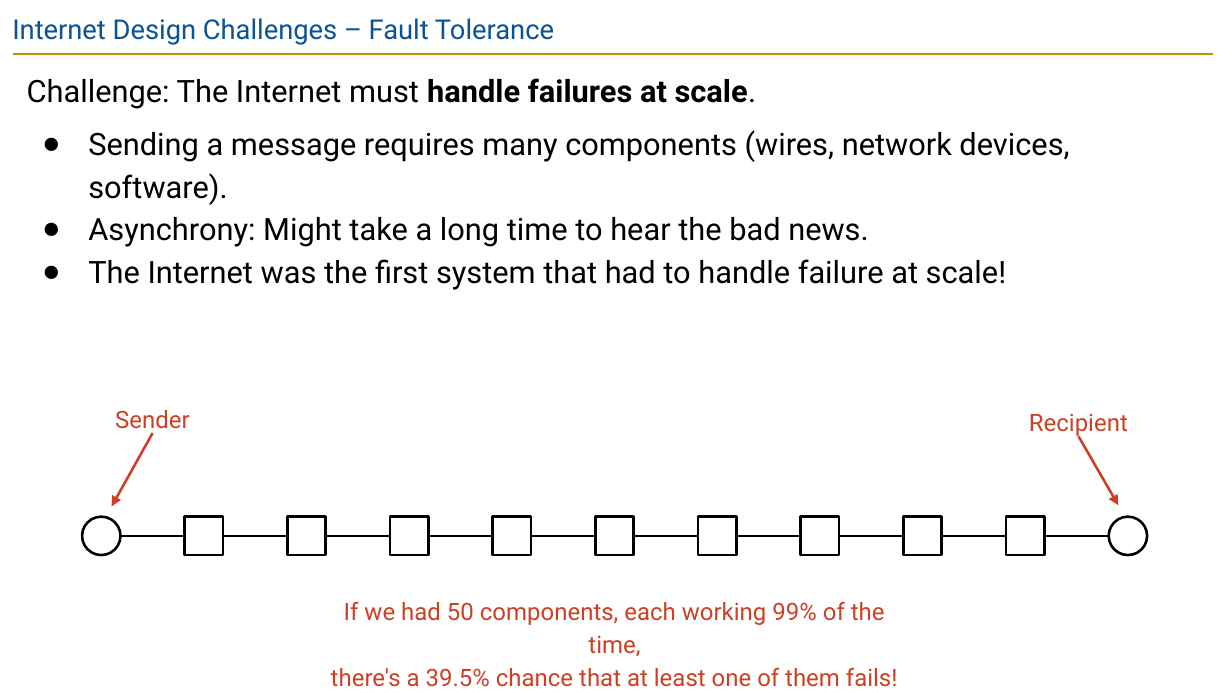
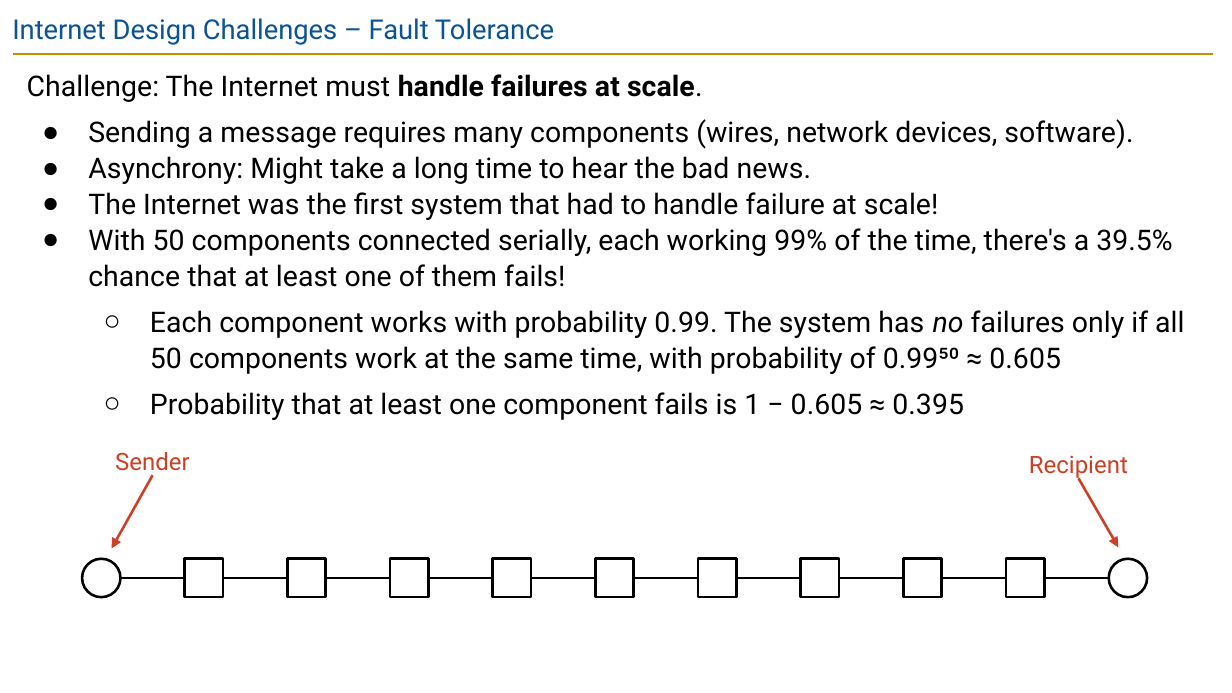
Before and after one commit to guhofstra/CSC175Sp26, a slide deck: slide 8 of PPTs/Lecture 1 - Layers of the Internet.pptx. Drawn at 1232x693 pixels with LibreOffice and Linux fonts; fonts in the diff are those of the drawing. Boxes give left, top, right and bottom in pixels: in the first picture for what was removed or moved away, otherwise in the second. Text is boxed around its words. In the diff, an @@ line names an element or a change of style, - is before the commit and + after.

```diff
--- a/PPTs/Lecture 1 - Layers of the Internet.pptx
+++ b/PPTs/Lecture 1 - Layers of the Internet.pptx
@@ text at [27, 74, 1133, 220]: size 18 to 16.6 pt in "Challenge: The Internet must handle failures at ...", "Sending a message requires many components (wires, ...", "Asynchrony: Might take a long time to ...", "The Internet was the first system that ..."; line spacing 1.15 to 1.05 @@
@@ text at [88, 228, 1184, 420]: paragraphs added @@
+● With 50 components connected serially, each working 99% of the time, there's a 39.5% chance that at least one of them fails!
+  ○ Each component works with probability 0.99. The system has no failures only if all 50 components work at the same time, with probability of 0.99⁵⁰ ≈ 0.605
+  ○ Probability that at least one component fails is 1 − 0.605 ≈ 0.395
@@ 10 lines, 2 arrows, 1 text: place and size @@
-10 lines, 2 arrows, 1 text at [112, 410, 1119, 536]
+10 lines, 2 arrows, 1 text at [112, 452, 1119, 578]
@@ 9 rectangles, 2 ellipses, 1 text: place and size @@
-9 rectangles, 2 ellipses, 1 text at [83, 413, 1147, 554]
+9 rectangles, 2 ellipses, 1 text at [83, 455, 1147, 598]
@@ text removed at [331, 601, 898, 687] @@
-If we had 50 components, each working 99% of the time,
-there's a 39.5% chance that at least one of them fails!
```
Also in this commit, not shown: 46 other files.
